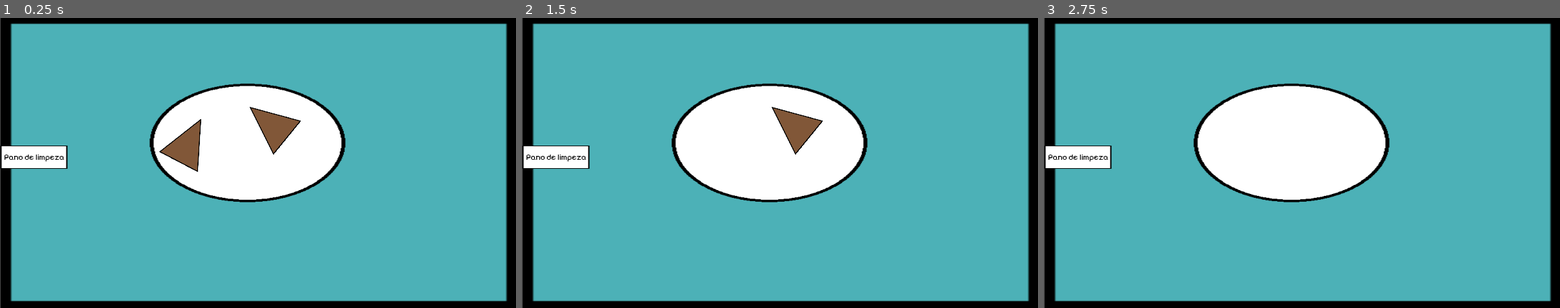
Above: before the commit, frames 1-3 (left to right).
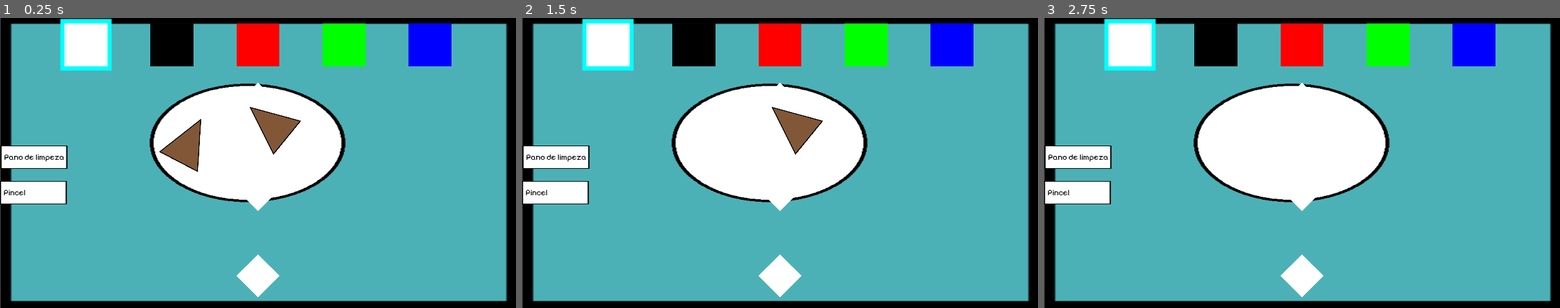
Above: after the commit, the same moments.

Repository: egonaraujo/GGJ-2026
Game: Godot game, scene res://Screens/Workspace/Workspace.tscn
Two runs of this game, one before a commit and one after it. Both use one fixed random seed, a clock stepped at 60 frames per second and the inputs below. This scene is started directly instead of the project's main scene.
Inputs (mouse positions are in pixels of both pictures, inside the frame that each line leads up to):
- Up to frame 1 (0.25 s): no input
- Up to frame 2 (1.5 s): tap Enter at 0.5 s; drag from (552, 157) to (712, 139) at 0.52 s; tap Space at 1.25 s; drag from (676, 177) to (790, 122) at 1.27 s
- Up to frame 3 (2.75 s): tap Enter at 2 s; move the mouse to (1353, 99) at 2.02 s; click (1353, 99) at 2.17 s

The runs differ from the first frame. In frame 1, 8.5% of the frame differs, in the area x 0-88%, y 0-97%; in frame 2, 8.5%; in frame 3, 8.5%.

Commit message:
Merge Brush and Rag into same workspace
Signed-off-by: Lucas Fernandes de Oliveira <lfoliveira@inf.ufpr.br>

Diff:
--- a/Screens/Prototype/Main.tscn
+++ /dev/null
@@ -1,16 +0,0 @@
-[gd_scene format=3 uid="uid://rkgb4wchfrda"]
-
-[ext_resource type="Script" uid="uid://b78ox3mj2ltmj" path="res://Screens/Prototype/main.gd" id="1_ppt0q"]
-[ext_resource type="PackedScene" uid="uid://rqilk4mjc08j" path="res://Screens/Prototype/ColorPicker/ColorPicker.tscn" id="2_was3m"]
-[ext_resource type="PackedScene" uid="uid://b3vm3jj0odnmk" path="res://Screens/Prototype/Mask/Mask.tscn" id="2_yhpok"]
-
-[node name="Main" type="Node2D" unique_id=719413976]
-script = ExtResource("1_ppt0q")
-
-[node name="ColorPicker" parent="." unique_id=1348064989 instance=ExtResource("2_was3m")]
-position = Vector2(960, 100)
-scale = Vector2(8, 8)
-
-[node name="Mask" parent="." unique_id=401451404 instance=ExtResource("2_yhpok")]
-position = Vector2(960, 640)
-scale = Vector2(8, 8)
--- a/Screens/Prototype/Mask/Shard/shard.gd
+++ /dev/null
@@ -1,35 +0,0 @@
-extends Node2D
-
-signal selected(shard: Node2D)
-signal painted(shard: Node2D)
-
-var _is_selected: bool = false
-var _color: Color = Color.WHITE
-@export_range(0.0, 1.0) var dark_amount: float = 0.5
-
-func _ready() -> void:
-	self.unselect()
-
-func select():
-	self._is_selected = true
-	self.modulate = self._color
-
-func unselect():
-	self._is_selected = false
-	self.modulate = self._color.darkened(self.dark_amount)
-
-func apply_ink(ink: Color):
-	self._color = ink
-	self.select()
-
-func _on_area_2d_input_event(_viewport: Node, event: InputEvent, _shape_idx: int) -> void:
-	if event is InputEventMouseButton and event.button_index == MOUSE_BUTTON_LEFT and event.is_pressed():
-		if self._is_selected:
-			self.painted.emit(self)
-		else:
-			self.selected.emit(self)
-	if event is InputEventMouseMotion and event.is_pressed():
-		if self._is_selected:
-			self.painted.emit(self)
-		else:
-			self.selected.emit(self)
--- /dev/null
+++ b/Screens/Workspace/Tools/Brush/Brush.tscn
@@ -0,0 +1,44 @@
+[gd_scene format=3 uid="uid://j7p3txwr3q16"]
+
+[ext_resource type="Script" uid="uid://bb1kwel0yy4sh" path="res://Screens/Workspace/Tools/Brush/brush.gd" id="1_sly5i"]
+[ext_resource type="Texture2D" uid="uid://btklvh8wag0fu" path="res://OldPlanta/BasicAssets/Square.png" id="2_5dycy"]
+
+[sub_resource type="RectangleShape2D" id="RectangleShape2D_v2061"]
+size = Vector2(242.5, 82.5)
+
+[sub_resource type="CircleShape2D" id="CircleShape2D_i5l7k"]
+radius = 25.0
+
+[node name="Brush" type="Node2D" unique_id=1971679094 node_paths=PackedStringArray("button", "collisionDetection")]
+script = ExtResource("1_sly5i")
+button = NodePath("Button")
+collisionDetection = NodePath("CollisionDetection")
+toolType = 1
+
+[node name="Button" type="Area2D" parent="." unique_id=1022900649]
+
+[node name="Square" type="Sprite2D" parent="Button" unique_id=1761464683]
+position = Vector2(124, 650.5)
+scale = Vector2(1, 0.34)
+texture = ExtResource("2_5dycy")
+
+[node name="Label" type="Label" parent="Button" unique_id=1060606751]
+offset_left = 13.0
+offset_top = 632.0
+offset_right = 238.0
+offset_bottom = 674.0
+size_flags_horizontal = 4
+theme_override_colors/font_color = Color(0, 0, 0, 1)
+theme_override_font_sizes/font_size = 30
+text = "Pincel"
+
+[node name="CollisionShape2D" type="CollisionShape2D" parent="Button" unique_id=648898910]
+position = Vector2(122.75, 650.75)
+shape = SubResource("RectangleShape2D_v2061")
+
+[node name="CollisionDetection" type="Area2D" parent="." unique_id=536181149]
+collision_layer = 4
+collision_mask = 4
+
+[node name="CollisionShape2D" type="CollisionShape2D" parent="CollisionDetection" unique_id=852540915]
+shape = SubResource("CircleShape2D_i5l7k")
--- a/Screens/Prototype/ColorPicker/ColorPicker.tscn
+++ b/Screens/Workspace/Tools/Brush/ColorPicker/ColorPicker.tscn
@@ -1,7 +1,7 @@
 [gd_scene format=3 uid="uid://rqilk4mjc08j"]
 
-[ext_resource type="Script" uid="uid://q6g4r761500l" path="res://Screens/Prototype/ColorPicker/color_picker.gd" id="1_j53vk"]
-[ext_resource type="PackedScene" uid="uid://dxhmohib7vsmb" path="res://Screens/Prototype/ColorPicker/Ink/Ink.tscn" id="1_t1hx5"]
+[ext_resource type="Script" uid="uid://q6g4r761500l" path="res://Screens/Workspace/Tools/Brush/ColorPicker/color_picker.gd" id="1_j53vk"]
+[ext_resource type="PackedScene" uid="uid://dxhmohib7vsmb" path="res://Screens/Workspace/Tools/Brush/ColorPicker/Ink/Ink.tscn" id="1_t1hx5"]
 
 [node name="ColorPicker" type="Node2D" unique_id=1348064989]
 script = ExtResource("1_j53vk")
--- a/Screens/Prototype/ColorPicker/Ink/Ink.tscn
+++ b/Screens/Workspace/Tools/Brush/ColorPicker/Ink/Ink.tscn
@@ -1,6 +1,6 @@
 [gd_scene format=3 uid="uid://dxhmohib7vsmb"]
 
-[ext_resource type="Script" uid="uid://bm40by1r21e7b" path="res://Screens/Prototype/ColorPicker/Ink/ink.gd" id="1_5860p"]
+[ext_resource type="Script" uid="uid://bm40by1r21e7b" path="res://Screens/Workspace/Tools/Brush/ColorPicker/Ink/ink.gd" id="1_5860p"]
 
 [sub_resource type="CircleShape2D" id="CircleShape2D_h7jl3"]
 
--- a/Screens/Prototype/Mask/Mask.tscn
+++ b/Screens/Workspace/Tools/Brush/Mask/Mask.tscn
@@ -1,7 +1,7 @@
 [gd_scene format=3 uid="uid://b3vm3jj0odnmk"]
 
-[ext_resource type="Script" uid="uid://xy2qnsflbyp3" path="res://Screens/Prototype/Mask/mask.gd" id="1_ch237"]
-[ext_resource type="PackedScene" uid="uid://kbhnl8t8hs3v" path="res://Screens/Prototype/Mask/Shard/Shard.tscn" id="2_2sar1"]
+[ext_resource type="Script" uid="uid://xy2qnsflbyp3" path="res://Screens/Workspace/Tools/Brush/Mask/mask.gd" id="1_ch237"]
+[ext_resource type="PackedScene" uid="uid://kbhnl8t8hs3v" path="res://Screens/Workspace/Tools/Brush/Mask/Shard/Shard.tscn" id="2_2sar1"]
 
 [node name="Mask" type="Node2D" unique_id=401451404]
 script = ExtResource("1_ch237")
--- a/Screens/Prototype/Mask/Shard/Shard.tscn
+++ b/Screens/Workspace/Tools/Brush/Mask/Shard/Shard.tscn
@@ -1,6 +1,6 @@
 [gd_scene format=3 uid="uid://kbhnl8t8hs3v"]
 
-[ext_resource type="Script" uid="uid://ciuc2wfk74g5i" path="res://Screens/Prototype/Mask/Shard/shard.gd" id="1_7rd2d"]
+[ext_resource type="Script" uid="uid://ciuc2wfk74g5i" path="res://Screens/Workspace/Tools/Brush/Mask/Shard/shard.gd" id="1_7rd2d"]
 
 [sub_resource type="CircleShape2D" id="CircleShape2D_rd62v"]
 
@@ -8,6 +8,8 @@
 script = ExtResource("1_7rd2d")
 
 [node name="Area2D" type="Area2D" parent="." unique_id=238389369]
+collision_layer = 4
+collision_mask = 4
 
 [node name="CollisionShape2D" type="CollisionShape2D" parent="Area2D" unique_id=762481156]
 shape = SubResource("CircleShape2D_rd62v")
@@ -15,4 +17,5 @@
 [node name="Polygon2D" type="Polygon2D" parent="." unique_id=121706914]
 polygon = PackedVector2Array(10, 0, 0, -10, -10, 0, 0, 10)
 
+[connection signal="area_entered" from="Area2D" to="." method="_on_area_2d_area_entered"]
 [connection signal="input_event" from="Area2D" to="." method="_on_area_2d_input_event"]
--- /dev/null
+++ b/Screens/Workspace/Tools/Brush/Mask/Shard/shard.gd
@@ -0,0 +1,15 @@
+extends Node2D
+
+signal painted(shard: Node2D)
+
+var _color: Color = Color.WHITE
+
+func _ready() -> void:
+	self.apply_ink(self._color)
+
+func apply_ink(ink: Color):
+	self._color = ink
+	self.modulate = self._color
+
+func _on_area_2d_area_entered(_area: Area2D) -> void:
+	self.painted.emit(self)
--- /dev/null
+++ b/Screens/Workspace/Tools/Brush/PaintingCanvas.tscn
@@ -0,0 +1,16 @@
+[gd_scene format=3 uid="uid://rkgb4wchfrda"]
+
+[ext_resource type="Script" uid="uid://b78ox3mj2ltmj" path="res://Screens/Workspace/Tools/Brush/painting_canvas.gd" id="1_ppt0q"]
+[ext_resource type="PackedScene" uid="uid://rqilk4mjc08j" path="res://Screens/Workspace/Tools/Brush/ColorPicker/ColorPicker.tscn" id="2_was3m"]
+[ext_resource type="PackedScene" uid="uid://b3vm3jj0odnmk" path="res://Screens/Workspace/Tools/Brush/Mask/Mask.tscn" id="2_yhpok"]
+
+[node name="PaintingCanvas" type="Node2D" unique_id=719413976]
+script = ExtResource("1_ppt0q")
+
+[node name="ColorPicker" parent="." unique_id=1348064989 instance=ExtResource("2_was3m")]
+position = Vector2(960, 100)
+scale = Vector2(8, 8)
+
+[node name="Mask" parent="." unique_id=401451404 instance=ExtResource("2_yhpok")]
+position = Vector2(960, 640)
+scale = Vector2(8, 8)
--- /dev/null
+++ b/Screens/Workspace/Tools/Brush/brush.gd
@@ -0,0 +1,6 @@
+extends ToolsBase
+
+# Basic definitions, to be implemented by child classes
+func toolSelected():
+	super()
+	#animation??
--- a/Screens/Prototype/main.gd
+++ b/Screens/Workspace/Tools/Brush/painting_canvas.gd
@@ -8,7 +8,6 @@
 func _ready() -> void:
 	self._shards = $Mask.shards()
 	for shard in self._shards:
-		shard.selected.connect(_on_shard_selected)
 		shard.painted.connect(_on_shard_painted)
 
 	self._inks = $ColorPicker.inks()
@@ -23,10 +22,5 @@
 	chosen.select()
 	self._chosen_ink = chosen.ink
 
-func _on_shard_selected(chosen: Node2D):
-	for shard in self._shards:
-		shard.unselect()
-	chosen.select()
-
 func _on_shard_painted(shard: Node2D):
 	shard.apply_ink(self._chosen_ink);
--- a/Screens/Workspace/Workspace.tscn
+++ b/Screens/Workspace/Workspace.tscn
@@ -5,6 +5,8 @@
 [ext_resource type="Texture2D" uid="uid://ciiuk736i8y1b" path="res://OldPlanta/BasicAssets/Circle.png" id="3_1o61p"]
 [ext_resource type="PackedScene" uid="uid://c05ufoa8i8n8t" path="res://Screens/Workspace/Tools/CleaningRag/Dirt.tscn" id="4_1o61p"]
 [ext_resource type="PackedScene" uid="uid://dva7lmmoljtph" path="res://Screens/Workspace/Tools/CleaningRag/CleaningRag.tscn" id="5_v2hbv"]
+[ext_resource type="PackedScene" uid="uid://j7p3txwr3q16" path="res://Screens/Workspace/Tools/Brush/Brush.tscn" id="6_v2hbv"]
+[ext_resource type="PackedScene" uid="uid://rkgb4wchfrda" path="res://Screens/Workspace/Tools/Brush/PaintingCanvas.tscn" id="7_0qtcr"]
 
 [node name="Workspace" type="Node2D" unique_id=1722039641]
 script = ExtResource("1_y70hp")
@@ -35,3 +37,9 @@
 [node name="Tools" type="Node" parent="." unique_id=230277893]
 
 [node name="CleaningRag" parent="Tools" unique_id=1971679094 instance=ExtResource("5_v2hbv")]
+
+[node name="Brush" parent="Tools" unique_id=708208047 instance=ExtResource("6_v2hbv")]
+
+[node name="BrushArea" type="Node2D" parent="." unique_id=1544073172]
+
+[node name="PaintingCanvas" parent="BrushArea" unique_id=719413976 instance=ExtResource("7_0qtcr")]
Renamed: Screens/Prototype/ColorPicker/Ink/area_2d.gd -> Screens/Workspace/Tools/Brush/ColorPicker/Ink/area_2d.gd
Renamed: Screens/Prototype/ColorPicker/Ink/area_2d.gd.uid -> Screens/Workspace/Tools/Brush/ColorPicker/Ink/area_2d.gd.uid
Renamed: Screens/Prototype/ColorPicker/Ink/ink.gd -> Screens/Workspace/Tools/Brush/ColorPicker/Ink/ink.gd
Renamed: Screens/Prototype/ColorPicker/Ink/ink.gd.uid -> Screens/Workspace/Tools/Brush/ColorPicker/Ink/ink.gd.uid
Renamed: Screens/Prototype/ColorPicker/color_picker.gd -> Screens/Workspace/Tools/Brush/ColorPicker/color_picker.gd
Renamed: Screens/Prototype/ColorPicker/color_picker.gd.uid -> Screens/Workspace/Tools/Brush/ColorPicker/color_picker.gd.uid
Renamed: Screens/Prototype/Mask/Shard/shard.gd.uid -> Screens/Workspace/Tools/Brush/Mask/Shard/shard.gd.uid
Renamed: Screens/Prototype/Mask/mask.gd -> Screens/Workspace/Tools/Brush/Mask/mask.gd
Renamed: Screens/Prototype/Mask/mask.gd.uid -> Screens/Workspace/Tools/Brush/Mask/mask.gd.uid
Not shown, added: Screens/Workspace/Tools/Brush/brush.gd.uid
Renamed: Screens/Prototype/main.gd.uid -> Screens/Workspace/Tools/Brush/painting_canvas.gd.uid
